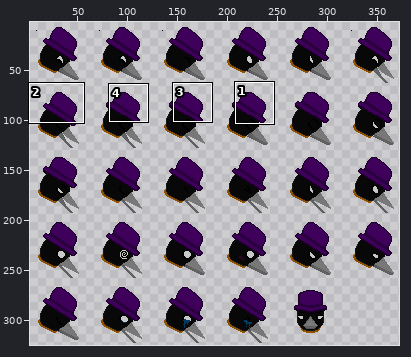
Sprite sheet: Amity Chain (Art Files)/Digital Art/Sprites/Effects and UI/Portraits/raven_portraits.png. The picture above shows the old version from afar; the outline marks the close-up.
Close-up. First the earlier version:
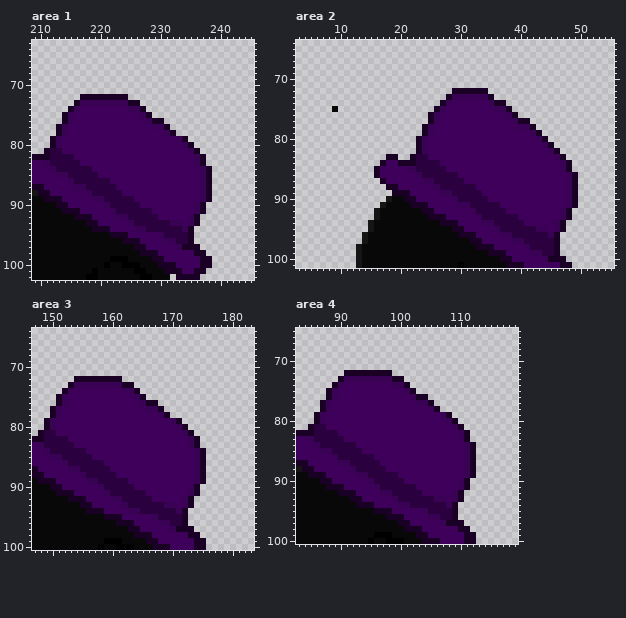
The file is 378x325 pixels. Colours within 5 levels of each other are drawn and written as one. Shown: area 1: x 209..245, y 63..102; area 2: x 3..55, y 64..101; area 3: x 147..183, y 64..100; area 4: x 83..119, y 65..100. The wide view leaves out empty margins. The commit also changed other parts of the picture, which this record leaves out.
Now the later version:
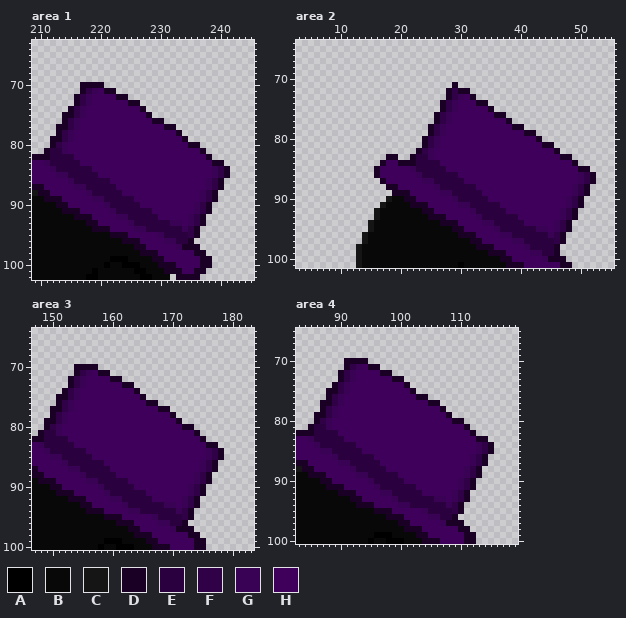
Palette (. is transparent): A #000000  B #080808  C #151515  D #190024  E #2b003e  F #310148  G #390254  H #3e005b
The exact change:
Changed rows in their new state; - is an unchanged pixel.
Area 1:
first column x 213:
 70 ----DDDD---------------------
 71 ----DFGHDD-------------------
 72 ---DFGHHHH-------------------
 73 ----F-HHHHHH-----------------
 74 ---FG-------HH---------------
 75 --DFG---------H--------------
 76 --FG-----------H-------------
 77 -DFG------------HH-D---------
 78 -FG---------------HHD--------
 79 DFG-----------------H--------
 80 FG-------------------H-D-----
 81 -G--------------------HHD----
 82 -----------------------HHD---
 83 -----------------------HHHDD-
 84 ------------------------HHGFD
 85 ------------------------HHGFD
 86 ------------------------HGFD-
 87 ------------------------HGFD-
 88 -------------------------FD--
 89 -------------------------FD--
 90 ------------------------FD---
 91 ------------------------FD---
 92 -----------------------FD----
 93 -----------------------FD----
 94 ----------------------FD-----
 95 ----------------------FD-----
Area 2:
first column x 9:
 71 --------------------D-----------------------
 72 -------------------DF--...------------------
 73 --------------------F-HD...-----------------
 74 -------------------FG---DD...---------------
 75 .----------------.DFG-----D...--------------
 76 ----------------.DFG-------DD..-------------
 77 ----------------.DFG---------D...-----------
 78 ---------------.DFG-----------DD..----------
 79 ---------------.DFG-------------DD.---------
 80 --------------.DFG----------------D.--------
 81 --------------.DFG-----------------D--------
 82 ---------------FG-------------------H-------
 83 ----------------G--------------------H-D----
 84 --------------------------------------HHD---
 85 --------------------------------------HHHDD-
 86 ---------------------------------------HHGFD
 87 ---------------------------------------HHGFD
 88 ---------------------------------------HGFD-
 89 ---------------------------------------HGFD-
 90 ----------------------------------------FD--
 91 ----------------------------------------FD--
 92 ---------------------------------------FD---
 93 ---------------------------------------FD---
 94 --------------------------------------FD----
 95 --------------------------------------FD----
 96 -------------------------------------FD-----
 97 -------------------------------------FD-----
Area 3:
first column x 150:
 70 ----DDDD---------------------
 71 ----DFGHDD-------------------
 72 ---DFGHHHH-------------------
 73 ----F-HHHHHH-----------------
 74 ---FG-------HH---------------
 75 --DFG---------H--------------
 76 --FG-----------H-------------
 77 -DFG------------HH-D---------
 78 -FG---------------HHD--------
 79 DFG-----------------H--------
 80 FG-------------------H-D-----
 81 -G--------------------HHD----
 82 -----------------------HHD---
 83 -----------------------HHHDD-
 84 ------------------------HHGFD
 85 ------------------------HHGFD
 86 ------------------------HGFD-
 87 ------------------------HGFD-
 88 -------------------------FD--
 89 -------------------------FD--
 90 ------------------------FD---
 91 ------------------------FD---
 92 -----------------------FD----
 93 -----------------------FD----
 94 ----------------------FD-----
 95 ----------------------FD-----
Area 4:
first column x 87:
 70 ----DDDD---------------------
 71 ----DFGHDD-------------------
 72 ---DFGHHHH-------------------
 73 ----F-HHHHHH-----------------
 74 ---FG-------HH---------------
 75 --DFG---------H--------------
 76 --FG-----------H-------------
 77 -DFG------------HH-D---------
 78 -FG---------------HHD--------
 79 DFG-----------------H--------
 80 FG-------------------H-D-----
 81 -G--------------------HHD----
 82 -----------------------HHD---
 83 -----------------------HHHDD-
 84 ------------------------HHGFD
 85 ------------------------HHGFD
 86 ------------------------HGFD-
 87 ------------------------HGFD-
 88 -------------------------FD--
 89 -------------------------FD--
 90 ------------------------FD---
 91 ------------------------FD---
 92 -----------------------FD----
 93 -----------------------FD----
 94 ----------------------FD-----
 95 ----------------------FD-----
Boxes around the changes in both close-ups, in picture pixels (x1, y1, x2, y2):
changed: (56, 82, 230, 238)
changed: (416, 82, 596, 244)
erased: (332, 106, 338, 112)
changed: (50, 364, 224, 520)
changed: (320, 358, 494, 514)
